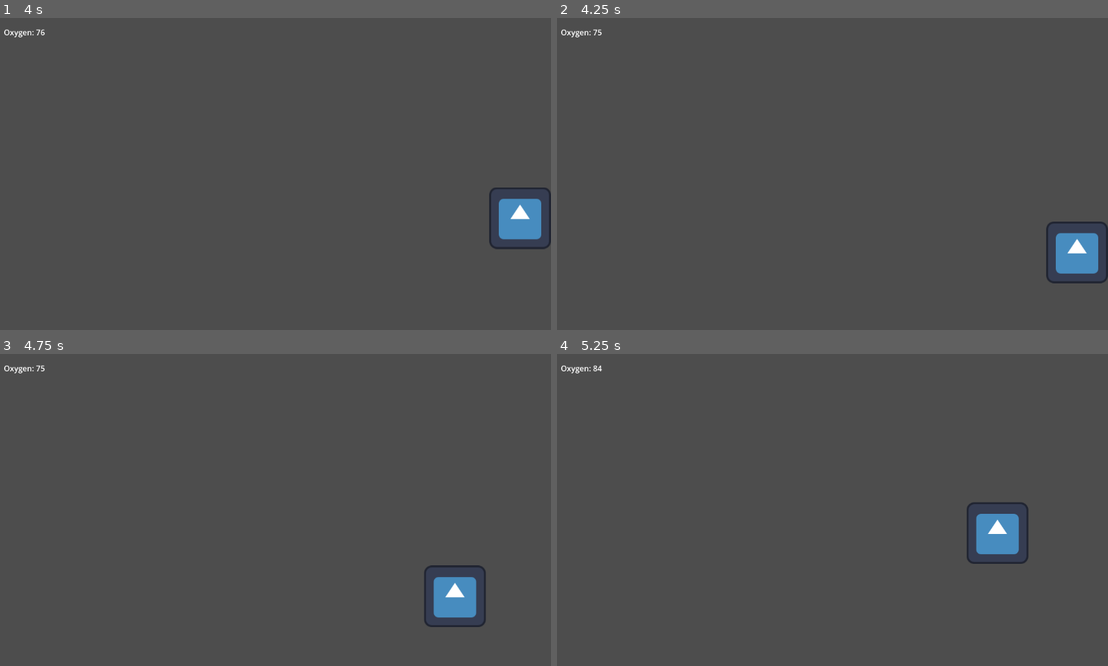
Above: before the commit, frames 1-4 (two rows, left to right).
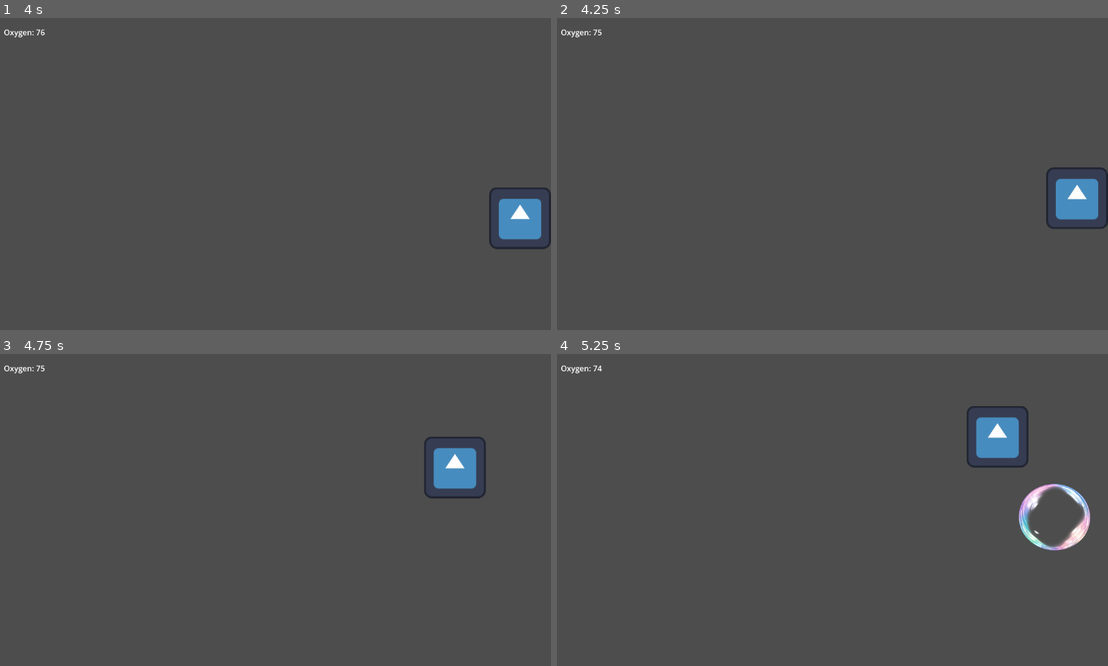
Above: after the commit, the same moments.

Repository: csarmientobaca/bubbles-tutorial
Game: Godot game, scene res://Scenes/level.tscn
Same seed, same stepped clock (60 frames per second), same inputs: the game is played once before the commit and once after it. The engine's default icon, where the game draws it, is replaced by a stand-in: a white triangle on a blue panel in a dark square.
Inputs:
- Up to frame 1 (4 s): hold D (Right) 0.53-2.03 s; tap Space (Jump) at 0.6, 0.77, 1.07, 1.35, 1.52, 1.82, 2.1, 2.85, 3.02, 3.32, 3.6, 3.77 s; hold A (Left) 2.03-2.78 s; hold D (Right) from 2.78 s (still down)
- Up to frame 2 (4.25 s): keep holding D (Right); tap Space (Jump) at 4.07 s
- Up to frame 3 (4.75 s): release D (Right) at 4.28 s; hold A (Left) from 4.28 s (still down); tap Space (Jump) at 4.35, 4.52 s
- Up to frame 4 (5.25 s): tap Space (Jump) at 4.82, 5.1 s; release A (Left) at 5.03 s; hold D (Right) from 5.03 s (still down)

Frame 1 is identical in both runs. In frame 2, 2.5% of the frame differs, in the area x 88-100%, y 47-86%; in frame 3, 2.6%; in frame 4, 3.5%, in the area x 6-97%, y 3-68%.

Commit message:
WIP added wll jump

Diff:
--- a/Scripts/player.gd
+++ b/Scripts/player.gd
@@ -15,7 +15,7 @@
 		velocity.y += myGravity
 
 	# Handle jump.
-	if Input.is_action_just_pressed("Jump") and is_on_floor():
+	if Input.is_action_just_pressed("Jump") and (is_on_floor() or is_on_wall()):
 		velocity.y = JUMP_VELOCITY
 
 	# Get the input direction and handle the movement/deceleration.
